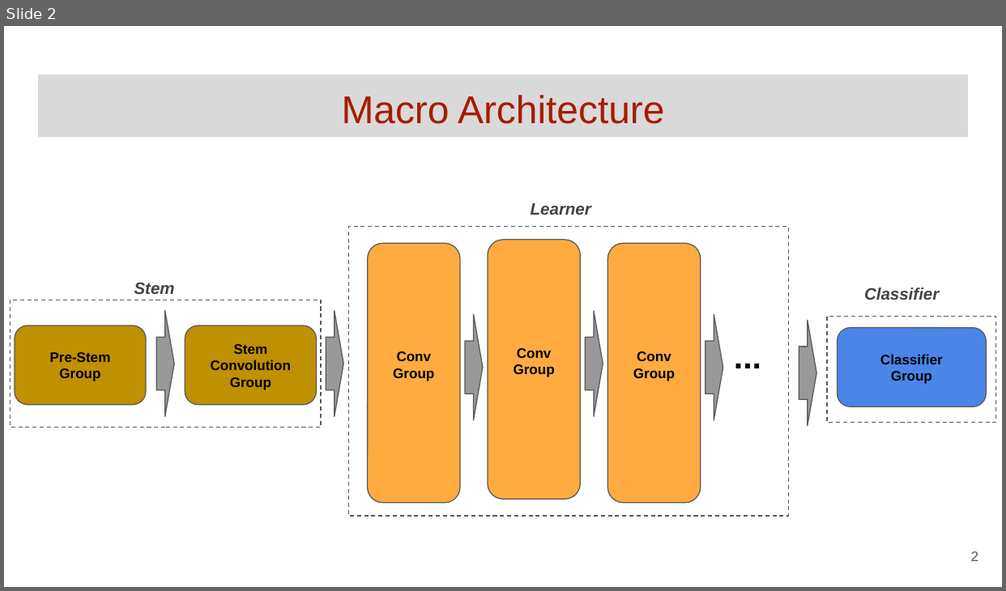
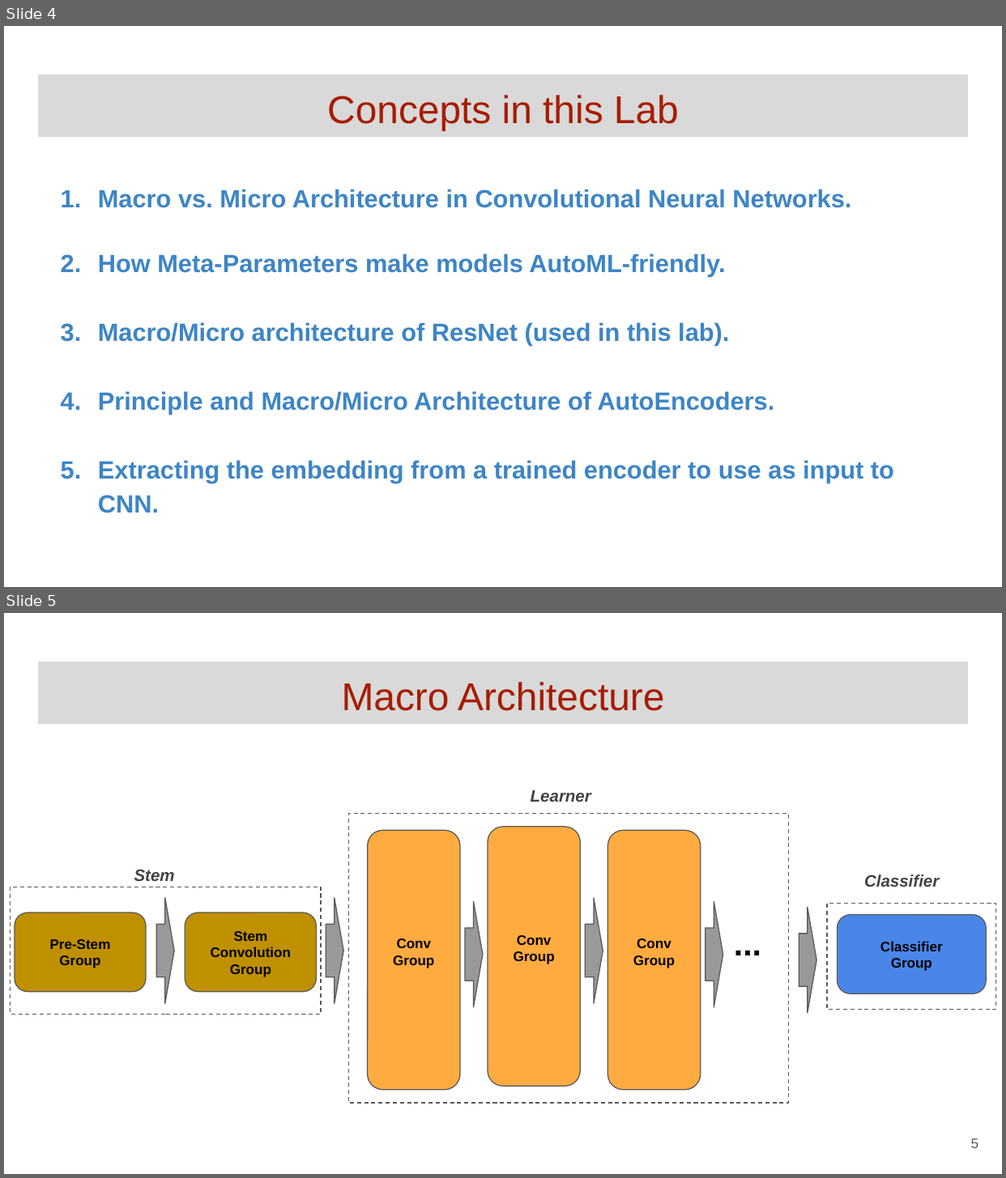
Before and after one commit to GoogleCloudPlatform/keras-idiomatic-programmer, a slide deck: community-labs/Community Lab - Encoders for CNN.pptx. Shown one above the other, each under a label of ours: slide 2 before the commit, slides 4 and 5 after it. The pictures are 1006x591 and 1006x1178 pixels, drawn with LibreOffice and Linux fonts; fonts in the diff are those of the drawing. Boxes give left, top, right and bottom in pixels: in the first picture for what was removed or moved away, otherwise in the second. Text is boxed around its words. In the diff, an @@ line names an element or a change of style, - is before the commit and + after.

```diff
--- a/community-labs/Community Lab - Encoders for CNN.pptx
+++ b/community-labs/Community Lab - Encoders for CNN.pptx
@@ slide 4 added at (4,26,1002,587), background #FFFFFF @@
@@ title added at (38,75,968,138), fill #D9D9D9, 28 pt, text #A61C00 @@
+Concepts in this Lab
@@ text added at (98,189,894,514), 18 pt, text #3D85C6, bold @@
+1. Macro vs. Micro Architecture in Convolutional Neural Networks.
+2. How Meta-Parameters make models AutoML-friendly.
+3. Macro/Micro architecture of ResNet (used in this lab).
+4. Principle and Macro/Micro Architecture of AutoEncoders.
+5. Extracting the embedding from a trained encoder to use as input to CNN.
@@ what was slide 2 is now slide 5 @@
@@ page number at (971,1139,979,1148): text changed @@
-2
+5
```
Also in this commit, not shown: 2 other slides added.
